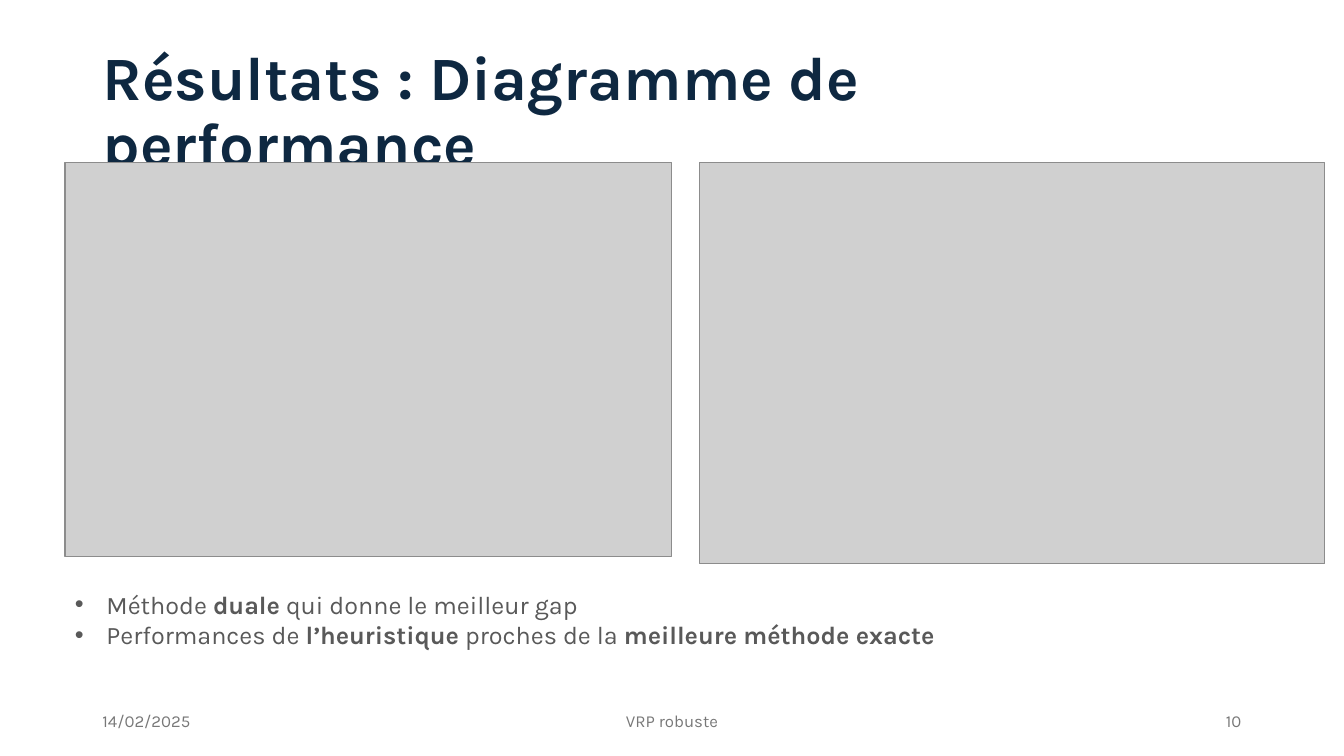
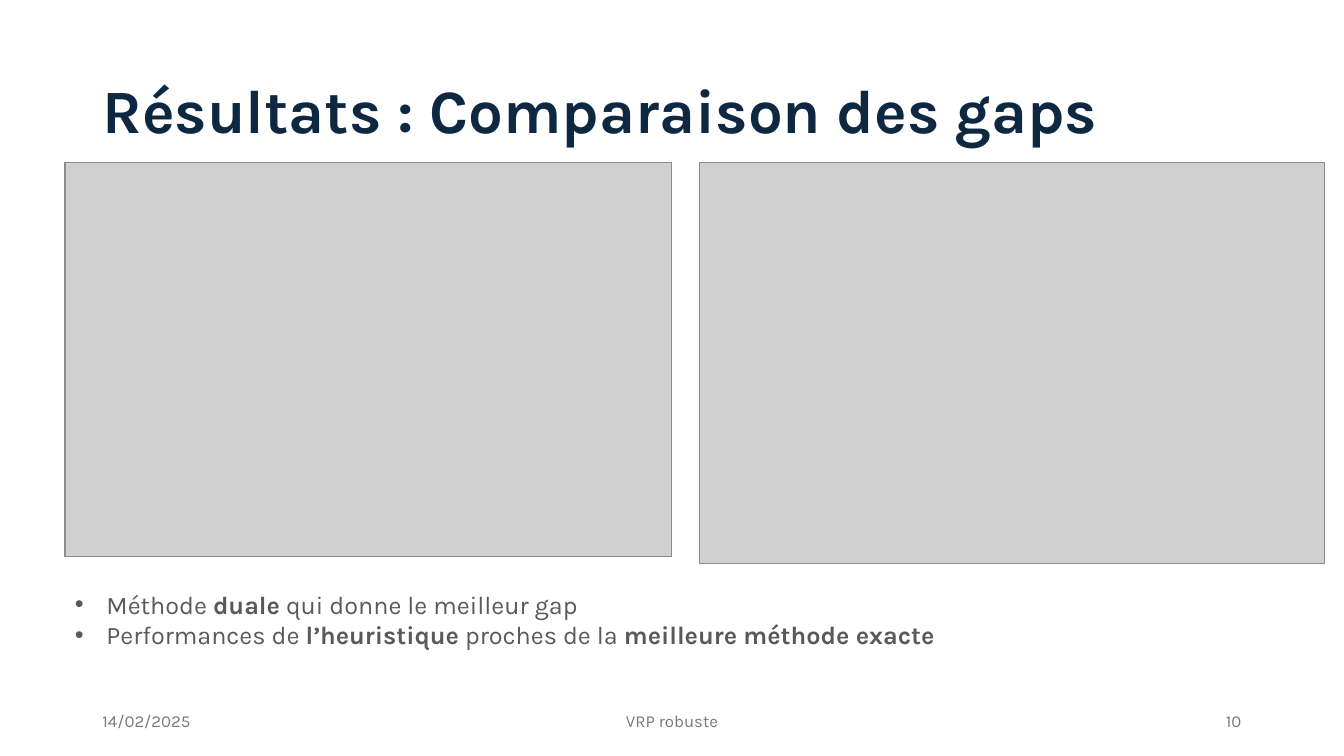
Before and after one commit to Darthkiller2Jr/projet_mpro, a slide deck: slide 10 of Présentation Projet.pptx. Drawn at 1344x756 pixels with LibreOffice and Linux fonts; fonts in the diff are those of the drawing; grey boxes stand for pictures. Boxes give left, top, right and bottom in pixels: in the first picture for what was removed or moved away, otherwise in the second. Text is boxed around its words. In the diff, an @@ line names an element or a change of style, - is before the commit and + after.

Commit message:
update ppt2

```diff
--- a/Présentation Projet.pptx
+++ b/Présentation Projet.pptx
@@ title at <box>102,84,1097,148</box>: text changed @@
-Résultats : Diagramme de performance
+Résultats : Comparaison des gaps
```
